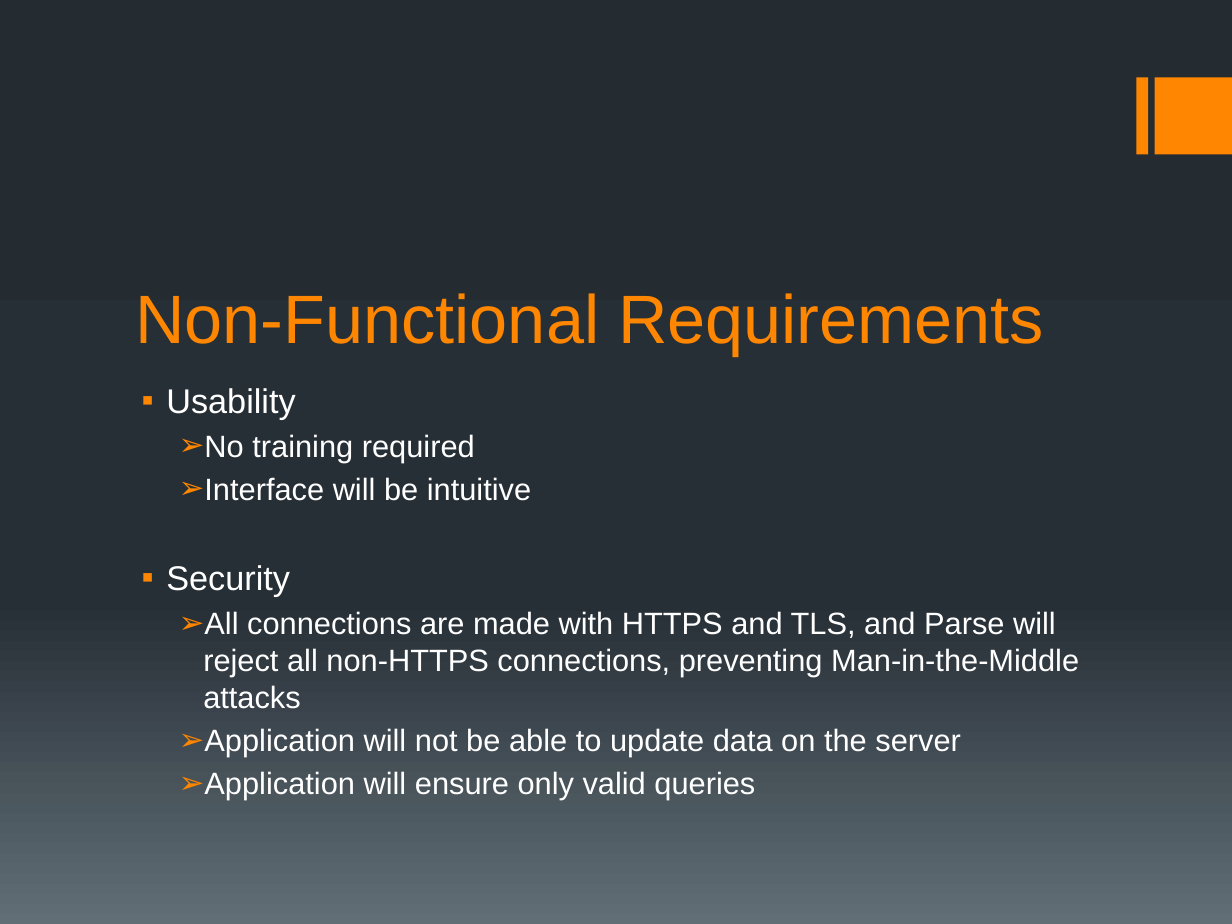
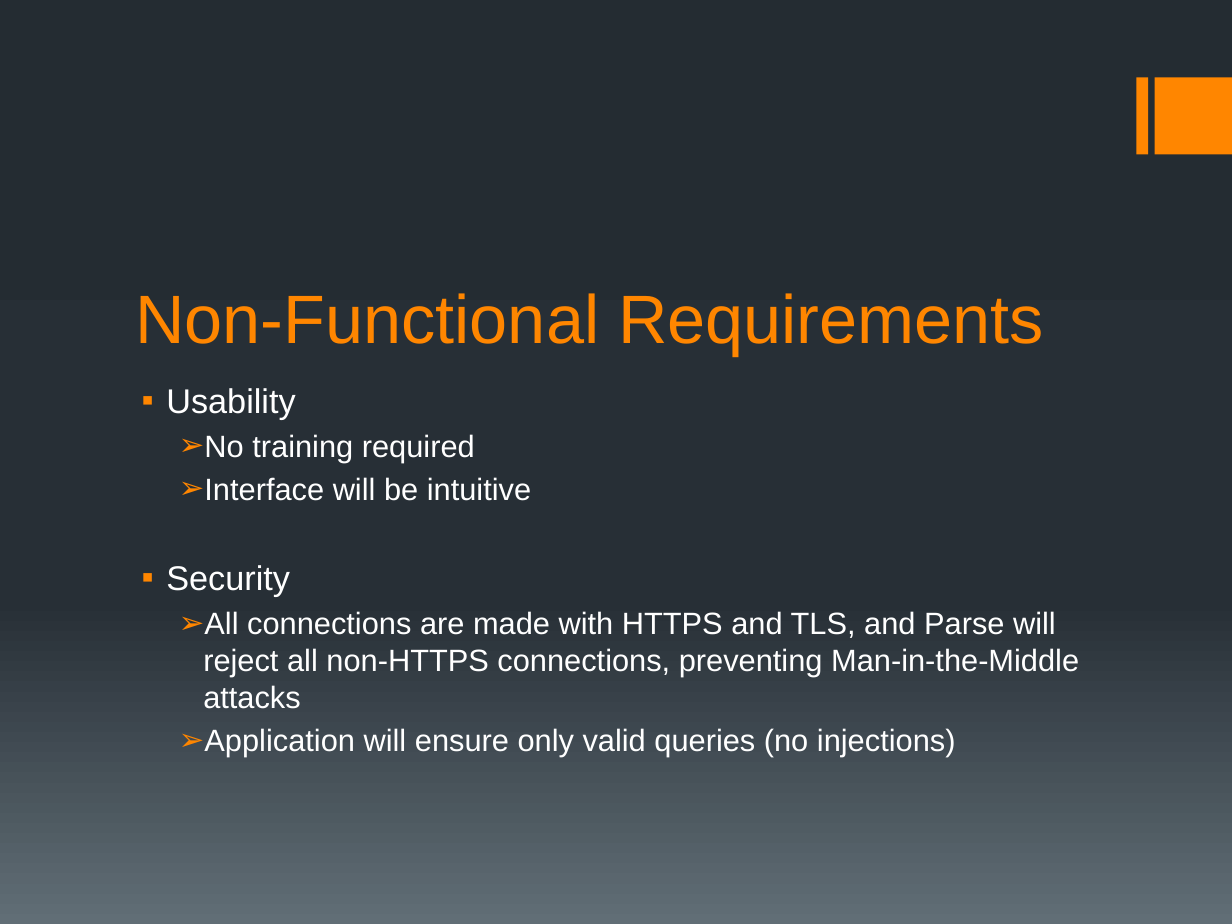
Before and after one commit to ShawnHesch/SAAPI, a slide deck: slide 9 of SAAPI_Walkthrough.pptx (slide 11 before the commit). Drawn at 1232x924 pixels with LibreOffice and Linux fonts; fonts in the diff are those of the drawing. Boxes give left, top, right and bottom in pixels: in the first picture for what was removed or moved away, otherwise in the second. Text is boxed around its words. In the diff, an @@ line names an element or a change of style, - is before the commit and + after.

Commit message:
powerpoint

```diff
--- a/SAAPI_Walkthrough.pptx
+++ b/SAAPI_Walkthrough.pptx
@@ text at box(204, 728, 956, 757): text changed @@
-  ➢ Application will not be able to update data on the server
-  ➢ Application will ensure only valid queries
+  ➢ Application will ensure only valid queries (no injections)
```
Also in this commit, not shown: 5 other slides changed, 1 slide added, 3 slides removed, 1 other file.
